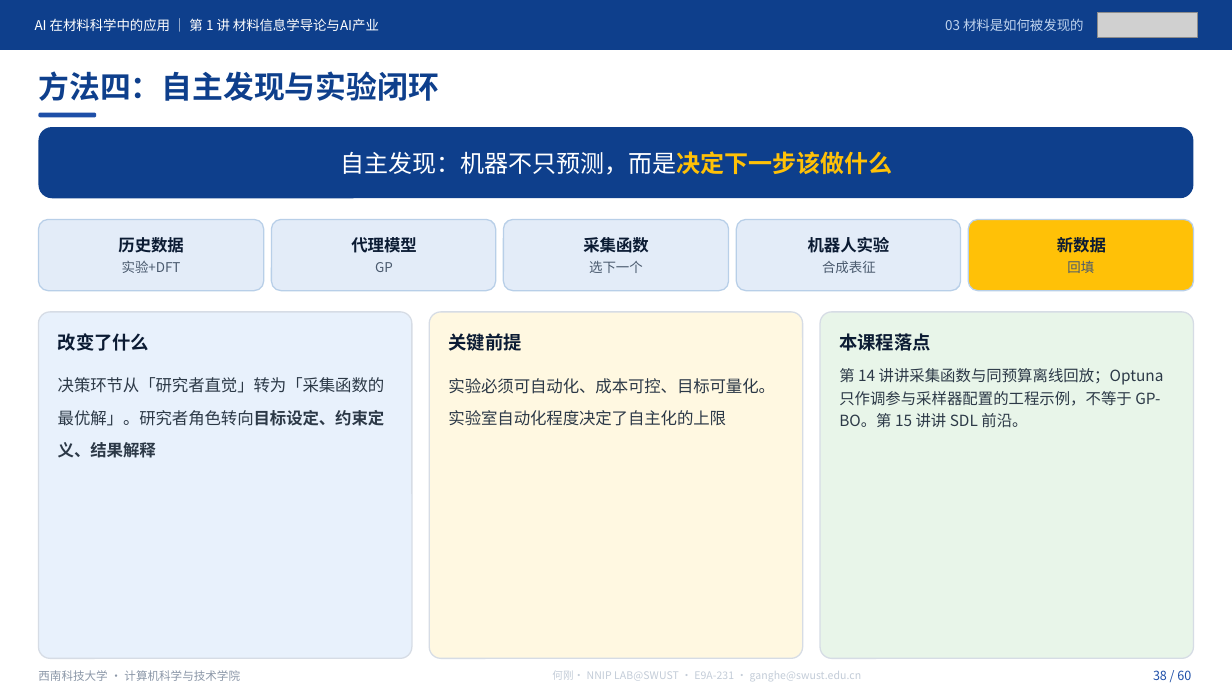
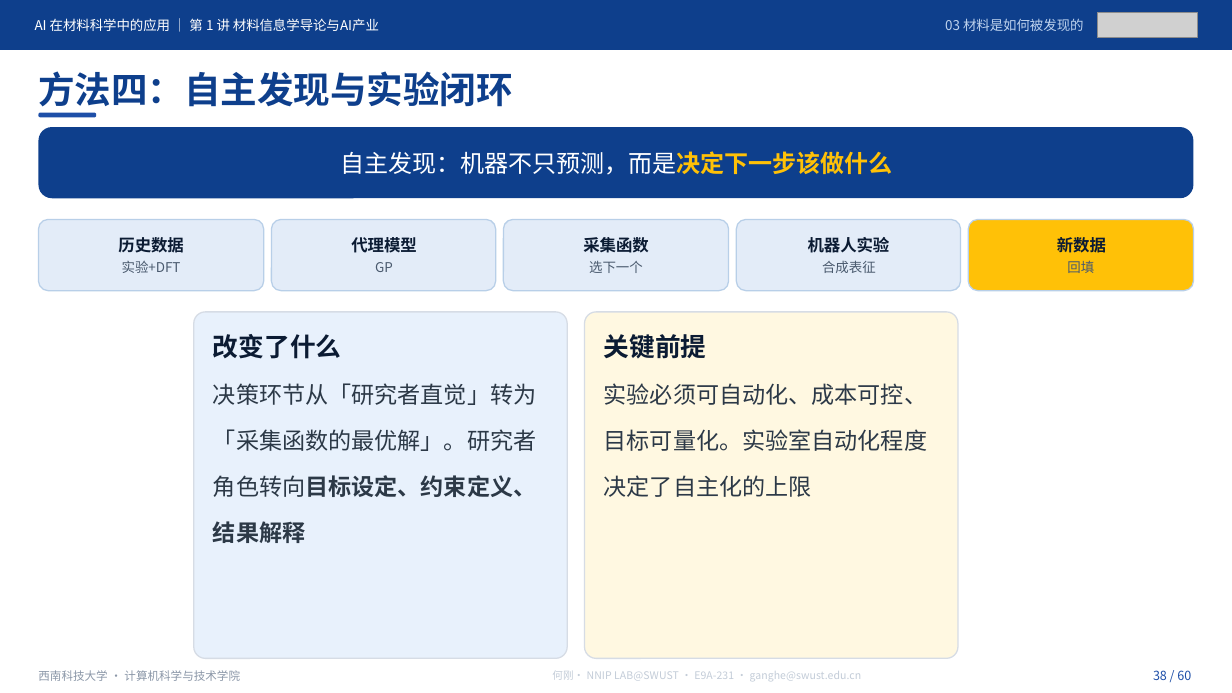
Before and after one commit to cosfrist/Applications-of-Artificial-Intelligence-in-Materials-Science-SWUST, a slide deck: slide 38 of lectures/01-材料信息学导论与AI产业/AI在材料科学中的应用-第1讲 材料信息学导论与AI产业-V5.pptx. Drawn at 1232x693 pixels with LibreOffice and Linux fonts; fonts in the diff are those of the drawing; grey boxes stand for pictures. Boxes give left, top, right and bottom in pixels: in the first picture for what was removed or moved away, otherwise in the second. Text is boxed around its words. In the diff, an @@ line names an element or a change of style, - is before the commit and + after.

Commit message:
课件更新：导论 / 第1讲手动修订，第2讲课件开放
导论（49 页，页数不变）
- 案例页统一加「概念示意（按文献重绘）」标注，区分示意与原文插图
- 证据边界收紧：火星制氧限定为地球实验室验证、尚未火星部署；
  Ti–Nb 标明为模拟应用而非新实验；弹性模量栏改为模型误差 MAE，
  不与材料模量值混同；不再宣称把可重复性写成目标函数
- P2 阅读导航补全 DOI 与 R1 第 1 章
- 新增逐页讲义、授课路线、SHA256 清单、课堂记录表（此前仓库只有课件）

第1讲（60 页，页数不变）
- 新增 8 张配图（约 1.9 MB），移除 2 张重复素材
- 科学表述修订：MGI 定位改为计算—数据—实验基础设施而非术语起点；
  Hall–Petch 斜率写明为经验拟合参数；P12 图注明「教学合成数据」
- P1 加课程仓库地址；P3 改为本讲预期目标，删去 90 分钟路线页内表
- code/ 补齐 运行预检-V5.py 与两份 README

第2讲（60 页）
- 首次发布课件；讲义、代码与表单仍待整讲验收后开放

校验
- 导论 SHA256 清单 6/6、第1讲 13/13 逐字节复算通过
- 顶层 README 发布状态同步；第 2 讲转为课件已发布

```diff
--- a/lectures/01-材料信息学导论与AI产业/AI在材料科学中的应用-第1讲 材料信息学导论与AI产业-V5.pptx
+++ b/lectures/01-材料信息学导论与AI产业/AI在材料科学中的应用-第1讲 材料信息学导论与AI产业-V5.pptx
@@ text "方法四：自主发现与实验闭环" at [38, 71, 513, 113]: size 24 to 28.5 pt @@
@@ 3 texts, 2 rounded rectangles: place and size @@
-3 texts, 2 rounded rectangles at [39, 312, 803, 659]
+3 texts, 2 rounded rectangles at [194, 312, 958, 659]
@@ rounded rectangle removed at [821, 312, 1194, 659] @@
@@ text "改变了什么" at [213, 334, 342, 359]: size 14.2 to 20 pt @@
@@ text "关键前提" at [604, 334, 707, 359]: size 14.2 to 20 pt @@
@@ text removed at [839, 333, 931, 351] @@
-本课程落点
@@ text "决策环节从「研究者直觉」转为「采集函数的最优解」。研究者角色转向目标设定、约束定义、结果解释" at [213, 383, 536, 543]: size 12.8 to 18 pt @@
@@ text "决策环节从「研究者直觉」转为「采集函数的最优解」。研究者角色转向目标设定、约束定义、结果解释": place and size @@
-text "决策环节从「研究者直觉」转为「采集函数的最优解」。研究者角色转向目标设定、约束定义、结果解释" at [58, 377, 385, 458]
+text "决策环节从「研究者直觉」转为「采集函数的最优解」。研究者角色转向目标设定、约束定义、结果解释" at [213, 383, 536, 543]
@@ text "实验必须可自动化、成本可控、目标可量化。实验室自动化程度决定了自主化的上限" at [604, 383, 927, 497]: size 12.8 to 18 pt @@
@@ text removed at [839, 368, 1164, 428] @@
-第 14 讲讲采集函数与同预算离线回放；Optuna 只作调参与采样器配置的工程示例，不等于 GP-BO。第 15 讲讲 SDL 前沿。
```
Also in this commit, not shown: 55 other slides changed, 20 other files.
